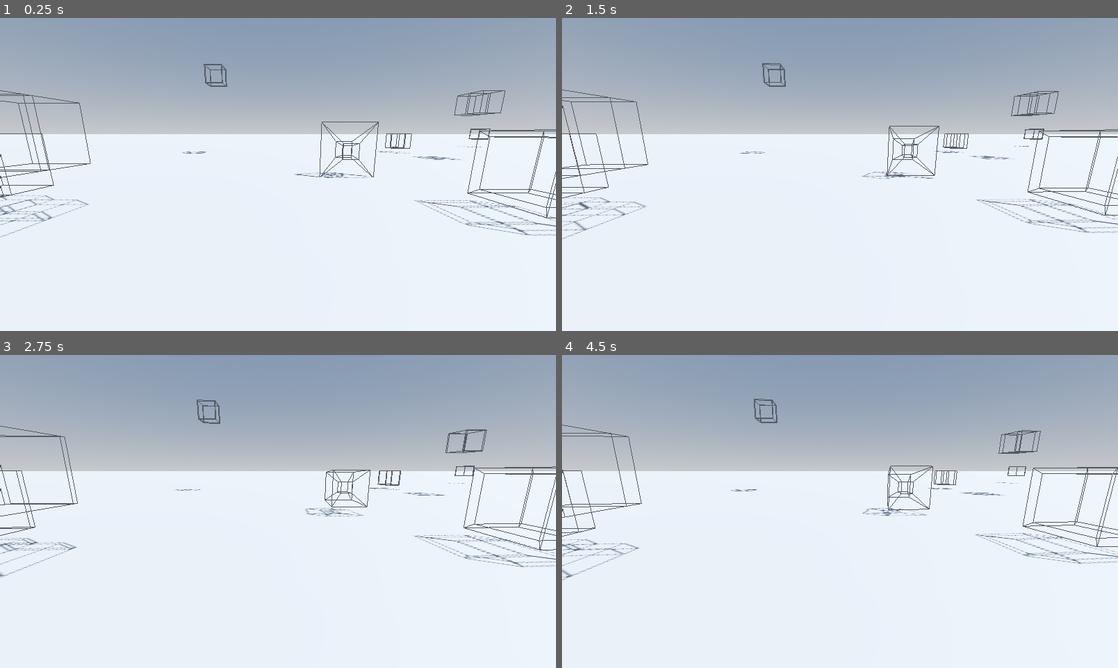
Above: before the commit, frames 1-4 (two rows, left to right).
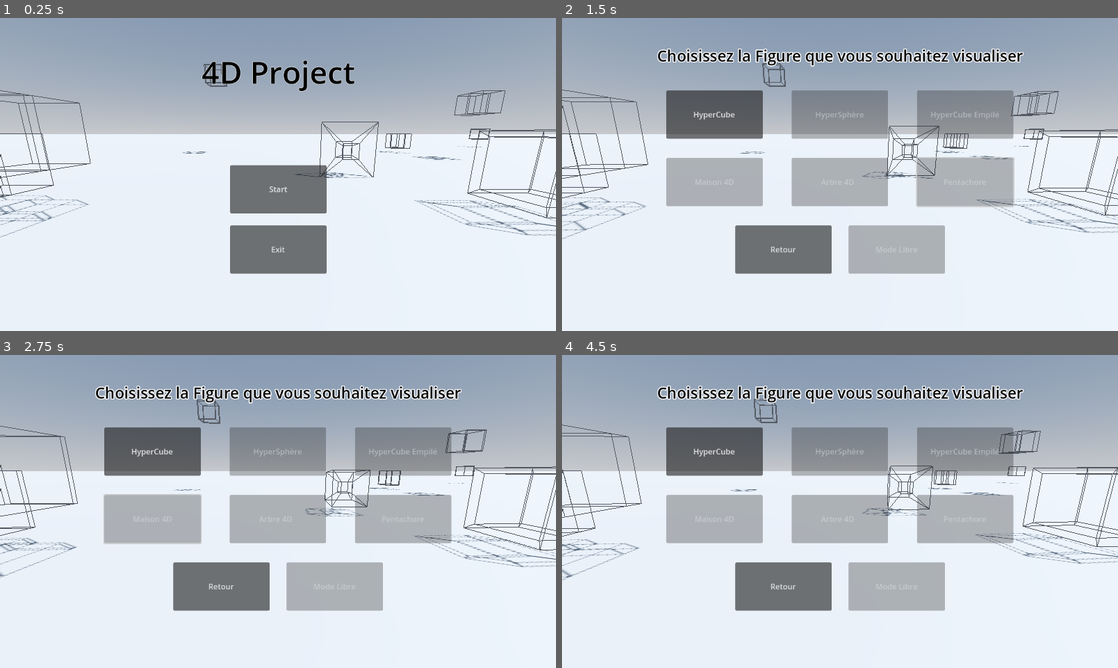
Above: after the commit, the same moments.

Repository: Stantrh/Projet_Tutore_4D_VR_KOMODZINSKI_RYSAK_TROHA
Game: Godot game, scene res://Scenes/main_menu_world.tscn
Same seed, same stepped clock (60 frames per second), same inputs: the game is played once before the commit and once after it.
Inputs (mouse positions are in pixels of both pictures, inside the frame that each line leads up to):
- Up to frame 1 (0.25 s): no input
- Up to frame 2 (1.5 s): click (840, 190) at 0.5 s, where only the run after the commit has a clickable "Start"; move the mouse to (962, 158) at 1.27 s; hold D (move_right) from 1.28 s (still down); click (962, 158) at 1.35 s
- Up to frame 3 (2.75 s): move the mouse to (166, 527) at 2.02 s; release D (move_right) at 2.03 s; hold S (move_backward) from 2.03 s (still down); tap Middle mouse button (rotate) at 2.1 s; click (166, 527) at 2.3 s
- Up to frame 4 (4.5 s): move the mouse to (895, 442) at 2.77 s; release S (move_backward) at 2.78 s; hold D (move_right) 2.78-3.53 s; click (895, 442) at 2.85 s; move the mouse to (812, 574) at 3.52 s; hold W (move_forward) 3.53-4.25 s; click (812, 574) at 3.6 s; click (840, 527) at 4.25 s, where only the run after the commit has a clickable "Start"

The runs differ from the first frame. In frame 1, 6.2% of the frame differs, in the area x 36-64%, y 13-82%; in frame 2, 23%; in frame 3, 23%, in the area x 17-83%, y 9-82%; in frame 4, 23%.
Error before the commit: Parse Error: Preload file "res://Scenes/world_2.tscn" does not exist. (res://Scripts/main_menu.gd:90)

Commit message:
ajout Camera

Diff:
--- /dev/null
+++ b/app4d/Scenes/world_main.tscn
@@ -0,0 +1,86 @@
+[gd_scene load_steps=8 format=3 uid="uid://d103fjhenxc4o"]
+
+[ext_resource type="Script" path="res://Scripts/world_main.gd" id="1_ffw0n"]
+[ext_resource type="PackedScene" uid="uid://i2l7p16xiufn" path="res://Scenes/character_view.tscn" id="2_nxuto"]
+[ext_resource type="PackedScene" uid="uid://dik77har2dd4m" path="res://Scenes/ui.tscn" id="3_egf23"]
+[ext_resource type="Texture2D" uid="uid://bsvvyq3bp6xof" path="res://Assets/UI/crosshair.png" id="4_jecyr"]
+
+[sub_resource type="ProceduralSkyMaterial" id="ProceduralSkyMaterial_2t7w4"]
+sky_horizon_color = Color(0.64625, 0.65575, 0.67075, 1)
+ground_horizon_color = Color(0.64625, 0.65575, 0.67075, 1)
+
+[sub_resource type="Sky" id="Sky_miacb"]
+sky_material = SubResource("ProceduralSkyMaterial_2t7w4")
+
+[sub_resource type="Environment" id="Environment_i2sw5"]
+background_mode = 2
+sky = SubResource("Sky_miacb")
+tonemap_mode = 2
+glow_enabled = true
+
+[node name="world2" type="Node3D"]
+script = ExtResource("1_ffw0n")
+
+[node name="WorldEnvironment" type="WorldEnvironment" parent="."]
+environment = SubResource("Environment_i2sw5")
+
+[node name="DirectionalLight3D" type="DirectionalLight3D" parent="."]
+transform = Transform3D(-0.866025, -0.433013, 0.25, 0, 0.5, 0.866025, -0.5, 0.75, -0.433013, 0, 19, 0)
+shadow_enabled = true
+
+[node name="CSGBox3D" type="CSGBox3D" parent="."]
+transform = Transform3D(1, 0, 0, 0, 1, 0, 0, 0, 1, -0.1929, -0.747417, 0.570654)
+size = Vector3(5000, 0.2, 5000)
+
+[node name="CharacterView" parent="." instance=ExtResource("2_nxuto")]
+transform = Transform3D(-4.37114e-08, 0, 1, 0, 1, 0, -1, 0, -4.37114e-08, 7.88783, 1.64278, 0)
+
+[node name="CanvasLayer" type="CanvasLayer" parent="."]
+
+[node name="UI" parent="CanvasLayer" instance=ExtResource("3_egf23")]
+visible = false
+
+[node name="TextureRect" type="TextureRect" parent="CanvasLayer"]
+custom_minimum_size = Vector2(32, 32)
+anchors_preset = -1
+anchor_left = 0.486
+anchor_top = 0.475
+anchor_right = 0.514
+anchor_bottom = 0.525
+offset_left = 16.128
+offset_top = 16.2
+offset_right = -16.128
+offset_bottom = -16.2
+grow_horizontal = 2
+grow_vertical = 2
+texture = ExtResource("4_jecyr")
+expand_mode = 3
+
+[node name="markers" type="Node3D" parent="."]
+transform = Transform3D(1, 0, 0, 0, 1, 0, 0, 0, 1, 0, 0.568527, 0)
+
+[node name="Marker3D" type="Marker3D" parent="markers"]
+transform = Transform3D(1, 0, 0, 0, 1, 0, 0, 0, 1, 0, 3, 8)
+gizmo_extents = 10.0
+
+[node name="Marker3D4" type="Marker3D" parent="markers"]
+transform = Transform3D(1, 0, 0, 0, 1, 0, 0, 0, 1, 0, 3, 26)
+gizmo_extents = 10.0
+
+[node name="Marker3D5" type="Marker3D" parent="markers"]
+transform = Transform3D(1, 0, 0, 0, 1, 0, 0, 0, 1, 26, 3, 26)
+gizmo_extents = 10.0
+
+[node name="Marker3D2" type="Marker3D" parent="markers"]
+transform = Transform3D(1, 0, 0, 0, 1, 0, 0, 0, 1, 0, 3, -8)
+gizmo_extents = 10.0
+
+[node name="Marker3D3" type="Marker3D" parent="markers"]
+transform = Transform3D(1, 0, 0, 0, 1, 0, 0, 0, 1, 0, 3, -26)
+gizmo_extents = 10.0
+
+[node name="Marker3D6" type="Marker3D" parent="markers"]
+transform = Transform3D(1, 0, 0, 0, 1, 0, 0, 0, 1, 18, 3, -26)
+gizmo_extents = 10.0
+
+[connection signal="object_selected" from="CharacterView" to="." method="_on_character_view_object_selected"]
--- a/app4d/Scripts/main_menu.gd
+++ b/app4d/Scripts/main_menu.gd
@@ -87,7 +87,7 @@
 
 func load_world():
 	Input.mouse_mode = Input.MOUSE_MODE_CAPTURED
-	var main_world = preload("res://Scenes/world_2.tscn").instantiate()
+	var main_world = preload("res://Scenes/world_main.tscn").instantiate()
 	main_world.shapes = selected_figures
 	get_tree().root.add_child(main_world)
 	$"../../".queue_free()
--- a/app4d/Scripts/world.gd
+++ b/app4d/Scripts/world.gd
@@ -3,7 +3,7 @@
 
 # Called when the node enters the scene tree for the first time.
 func _ready():
-	pass
+	WorldInfo.camera = $CharacterView/Camera3D
 
 
 # Called every frame. 'delta' is the elapsed time since the previous frame.
--- /dev/null
+++ b/app4d/Scripts/world_info.gd
@@ -0,0 +1,9 @@
+extends Node
+
+signal _on_camera_changed(value)
+var camera: Camera3D:
+	get:
+		return camera
+	set(value):
+		camera = value
+		_on_camera_changed.emit(value)
--- /dev/null
+++ b/app4d/Scripts/world_main.gd
@@ -0,0 +1,29 @@
+extends Node3D
+
+
+@onready var markers : Array[Marker3D] = [
+	$markers/Marker3D,
+	$markers/Marker3D2,
+	$markers/Marker3D4,
+	$markers/Marker3D3,
+	$markers/Marker3D5,
+	$markers/Marker3D6
+]
+var shapes : Array
+# Called when the node enters the scene tree for the first time.
+func _ready():
+	WorldInfo.camera = $CharacterView/Camera3D
+	for i in range(shapes.size()):
+		add_child(shapes[i])
+		shapes[i].global_position = markers[i].global_position
+
+
+
+# Called every frame. 'delta' is the elapsed time since the previous frame.
+func _process(delta):
+	if $CanvasLayer/UI.visible == false :
+		$CanvasLayer/TextureRect.visible = true
+
+
+func _on_character_view_object_selected(object):
+	$CanvasLayer/UI.open_interface(object)
--- a/app4d/project.godot
+++ b/app4d/project.godot
@@ -19,6 +19,7 @@
 
 HypercubeConstants="*res://Scripts/hypercube_constants.gd"
 HypercubeModes="*res://Scripts/hypercube_modes.gd"
+WorldInfo="*res://Scripts/world_info.gd"
 
 [display]
 
